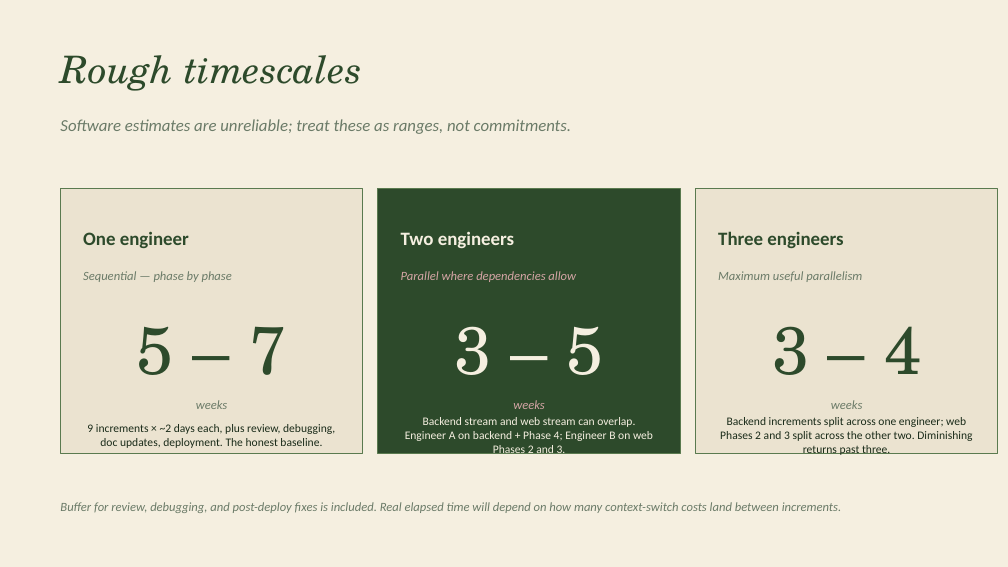
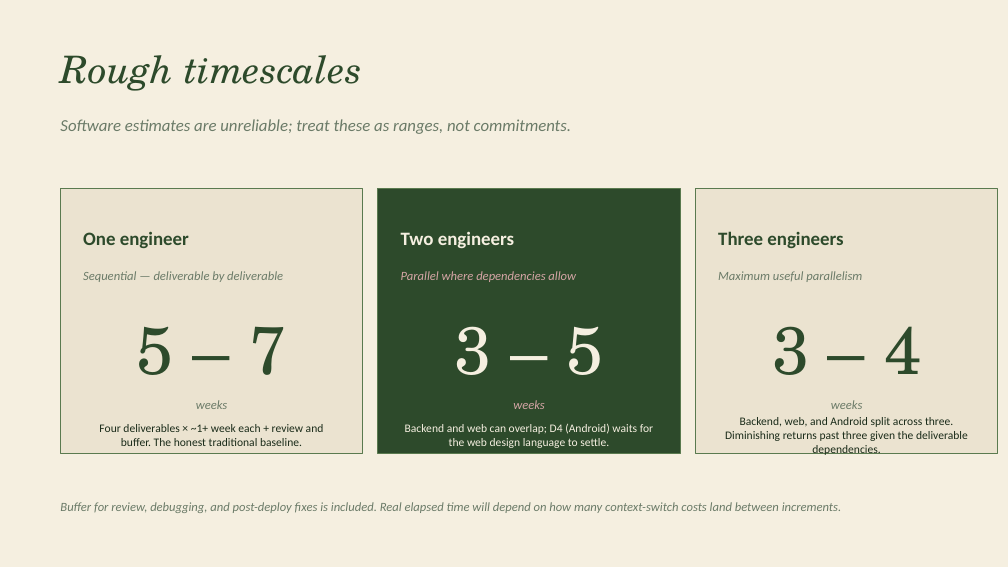
Before and after one commit to bacalv/Heirlooms, a slide deck: slide 11 of docs/presentations/Garden_Explore_Plan.pptx. Drawn at 1008x567 pixels with LibreOffice and Linux fonts; fonts in the diff are those of the drawing. Boxes give left, top, right and bottom in pixels: in the first picture for what was removed or moved away, otherwise in the second. Text is boxed around its words. In the diff, an @@ line names an element or a change of style, - is before the commit and + after.

```diff
--- a/docs/presentations/Garden_Explore_Plan.pptx
+++ b/docs/presentations/Garden_Explore_Plan.pptx
@@ text at [83,271,283,282]: text changed @@
-Sequential — phase by phase
+Sequential — deliverable by deliverable
@@ text at [725,417,968,455]: text changed @@
-Backend increments split across one engineer; web Phases 2 and 3 split across the other two. Diminishing returns past three.
+Backend, web, and Android split across three. Diminishing returns past three given the deliverable dependencies.
@@ text at [99,424,324,446]: text changed @@
-9 increments × ~2 days each, plus review, debugging, doc updates, deployment. The honest baseline.
+Four deliverables × ~1+ week each + review and buffer. The honest traditional baseline.
@@ text at [405,424,653,448]: text changed @@
-Backend stream and web stream can overlap. Engineer A on backend + Phase 4; Engineer B on web Phases 2 and 3.
+Backend and web can overlap; D4 (Android) waits for the web design language to settle.
```
Also in this commit, not shown: 4 other slides changed, 3 slides added, 2 slides removed.
